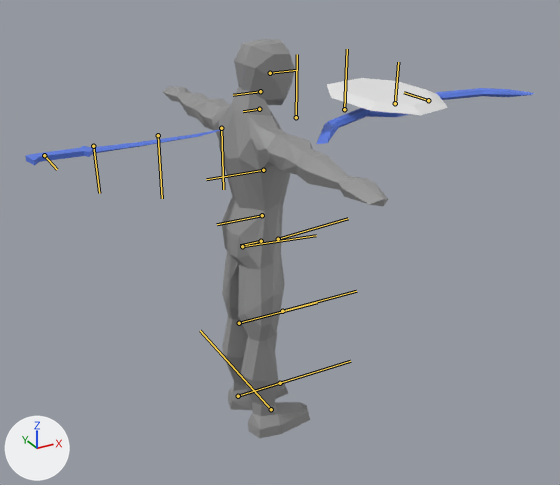
Two versions of the FBX model Sandtree/Game/Sandtree/Assets/Models/FBX/Player.fbx, one commit apart.
Camera for both pictures: a 50 mm lens placed at (-0.0154, -0.0289, 0.0236), pointed at (0.0004, -0.0002, 0.0092). Lighting does not change. The marker at lower left points along +X, +Y and +Z. The bones that bend it are drawn over the model as lines.

Objects in the first picture: 'BaseShieldObj', 'Bow', 'Mesh', 'Sword'.
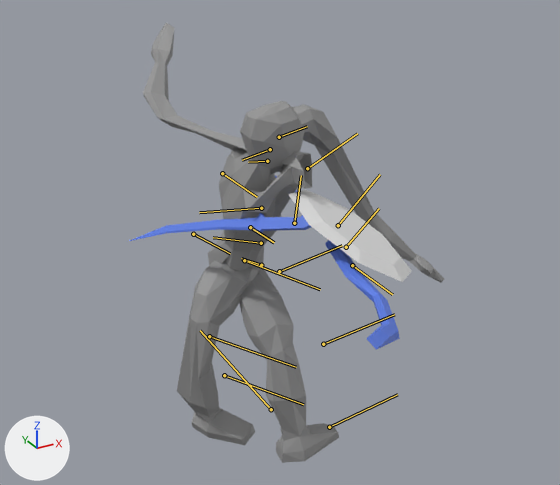
The newer file adds an action. The first version stands in its rest pose; the second is drawn at frame 2 of the action 'FightBowStance'.

Patch to the scene script:
```diff
--- a/Sandtree/Game/Sandtree/Assets/Models/FBX/Player.fbx.py
+++ b/Sandtree/Game/Sandtree/Assets/Models/FBX/Player.fbx.py
@@ bone_pelvis @@
 bone_pelvis = bpy.data.objects['Armature'].pose.bones['Pelvis']  # child of 'ArmatureNonIK'
-bone_pelvis.location = (0.0, 0.0, 0.0)
-bone_pelvis.rotation_quaternion = (1.0, 0.0, 0.0, 0.0)  # degrees (0, 0, 0)
+bone_pelvis.location = (-0.124, 0.0, 0.011)
+bone_pelvis.rotation_quaternion = (0.884, -0.46, -0.085, 0.021)  # degrees (-55, -8, 7)
@@ bone_stomach @@
 bone_stomach = bpy.data.objects['Armature'].pose.bones['Stomach']  # child of 'Pelvis'
-bone_stomach.rotation_quaternion = (1.0, 0.0, 0.0, 0.0)  # degrees (0, 0, 0)
+bone_stomach.rotation_quaternion = (0.982, 0.169, -0.078, -0.034)  # degrees (20, -8, -5)
@@ bone_chest @@
 bone_chest = bpy.data.objects['Armature'].pose.bones['Chest']  # child of 'Stomach'
-bone_chest.rotation_quaternion = (1.0, 0.0, 0.0, 0.0)  # degrees (0, 0, 0)
+bone_chest.rotation_quaternion = (0.981, 0.171, -0.084, -0.024)  # degrees (20, -9, -4)
@@ bone_head @@
 bone_head = bpy.data.objects['Armature'].pose.bones['Head']  # child of 'Neck'
-bone_head.rotation_quaternion = (1.0, 0.0, 0.0, 0.0)  # degrees (0, 0, 0)
+bone_head.rotation_quaternion = (0.97, 0.171, 0.173, 0.015)  # degrees (21, 19, 5)
@@ bone_upperarm_l @@
 bone_upperarm_l = bpy.data.objects['Armature'].pose.bones['UpperArm_l']  # child of 'Chest'
-bone_upperarm_l.rotation_quaternion = (1.0, 0.0, 0.0, 0.0)  # degrees (0, 0, 0)
+bone_upperarm_l.rotation_quaternion = (0.785, -0.112, -0.529, -0.303)  # degrees (19, -64, -54)
@@ bone_lowerarm_l @@
 bone_lowerarm_l = bpy.data.objects['Armature'].pose.bones['LowerArm_l']  # child of 'UpperArm_l'
-bone_lowerarm_l.rotation_quaternion = (1.0, 0.0, 0.0, 0.0)  # degrees (0, 0, 0)
+bone_lowerarm_l.rotation_quaternion = (0.885, 0.0, -0.413, 0.216)  # degrees (-15, -47, 34)
@@ bone_upperarm_r @@
 bone_upperarm_r = bpy.data.objects['Armature'].pose.bones['UpperArm_r']  # child of 'Chest'
-bone_upperarm_r.rotation_quaternion = (1.0, 0.0, 0.0, 0.0)  # degrees (0, 0, 0)
+bone_upperarm_r.rotation_quaternion = (0.846, 0.044, -0.408, 0.341)  # degrees (-17, -46, 51)
@@ bone_lowerarm_r @@
 bone_lowerarm_r = bpy.data.objects['Armature'].pose.bones['LowerArm_r']  # child of 'UpperArm_r'
-bone_lowerarm_r.rotation_quaternion = (1.0, 0.0, 0.0, 0.0)  # degrees (0, 0, 0)
+bone_lowerarm_r.rotation_quaternion = (0.609, 0.0, -0.793, 0.0)  # degrees (0, -105, 0)
@@ bone_upperleg_l @@
 bone_upperleg_l = bpy.data.objects['Armature'].pose.bones['UpperLeg_l']  # child of 'Pelvis'
-bone_upperleg_l.rotation_quaternion = (1.0, 0.0, 0.0, 0.0)  # degrees (0, 0, 0)
+bone_upperleg_l.rotation_quaternion = (0.743, -0.481, -0.401, 0.235)  # degrees (-77, -22, 52)
@@ bone_lowerleg_l @@
 bone_lowerleg_l = bpy.data.objects['Armature'].pose.bones['LowerLeg_l']  # child of 'UpperLeg_l'
-bone_lowerleg_l.rotation_quaternion = (1.0, 0.0, 0.0, 0.0)  # degrees (0, 0, 0)
+bone_lowerleg_l.rotation_quaternion = (0.94, 0.0, 0.342, 0.0)  # degrees (0, 40, 0)
@@ bone_foot_l @@
 bone_foot_l = bpy.data.objects['Armature'].pose.bones['Foot_l']  # child of 'LowerLeg_l'
-bone_foot_l.rotation_quaternion = (1.0, 0.0, 0.0, 0.0)  # degrees (0, 0, 0)
+bone_foot_l.rotation_quaternion = (0.996, 0.0, 0.087, 0.0)  # degrees (0, 10, 0)
@@ bone_upperleg_r @@
 bone_upperleg_r = bpy.data.objects['Armature'].pose.bones['UpperLeg_r']  # child of 'Pelvis'
-bone_upperleg_r.rotation_quaternion = (1.0, 0.0, 0.0, 0.0)  # degrees (0, 0, 0)
+bone_upperleg_r.rotation_quaternion = (0.906, 0.0, -0.423, 0.0)  # degrees (0, -50, 0)
@@ bone_lowerleg_r @@
 bone_lowerleg_r = bpy.data.objects['Armature'].pose.bones['LowerLeg_r']  # child of 'UpperLeg_r'
-bone_lowerleg_r.rotation_quaternion = (1.0, 0.0, 0.0, 0.0)  # degrees (0, 0, 0)
+bone_lowerleg_r.rotation_quaternion = (0.819, 0.0, 0.574, 0.0)  # degrees (0, 70, 0)
@@ bone_foot_r @@
 bone_foot_r = bpy.data.objects['Armature'].pose.bones['Foot_r']  # child of 'LowerLeg_r'
-bone_foot_r.rotation_quaternion = (1.0, 0.0, 0.0, 0.0)  # degrees (0, 0, 0)
+bone_foot_r.rotation_quaternion = (0.999, 0.0, -0.044, 0.0)  # degrees (0, -5, 0)
```

Pixel boxes [x1, y1, x2, y2] of what changed, in the pictures (560 x 485 px):
'Mesh', posed (34% wider, 10% taller): before [163, 39, 388, 438]; after [143, 23, 444, 463]
'BaseShieldObj', posed (145% taller): before [327, 78, 448, 115]; after [288, 190, 412, 282]
'Bow', posed (42% narrower, 207% taller): before [316, 88, 534, 144]; after [275, 176, 400, 350]
'Sword', posed: before [25, 129, 221, 165]; after [130, 213, 311, 241]
bone 'Pelvis', root to tip: before (261, 241) to (240, 245); after (261, 265) to (241, 258)
bone 'Stomach', root to tip: before (262, 215) to (217, 224); after (261, 243) to (213, 237)
bone 'Chest', root to tip: before (263, 170) to (206, 179); after (261, 208) to (199, 212)
bone 'Head', root to tip: before (260, 91) to (233, 95); after (270, 149) to (242, 160)
bone 'UpperArm_l', root to tip: before (296, 117) to (297, 54); after (307, 168) to (357, 133)
bone 'LowerArm_l', root to tip: before (344, 109) to (347, 49); after (338, 225) to (380, 174)
bone 'UpperArm_r', root to tip: before (221, 128) to (223, 189); after (222, 173) to (257, 197)
bone 'LowerArm_r', root to tip: before (158, 135) to (162, 198); after (193, 234) to (230, 253)
bone 'UpperLeg_l', root to tip: before (278, 239) to (348, 218); after (279, 271) to (342, 245)
bone 'LowerLeg_l', root to tip: before (282, 311) to (356, 291); after (323, 344) to (394, 314)
bone 'Foot_l', root to tip: before (280, 383) to (350, 361); after (329, 427) to (397, 394)
bone 'UpperLeg_r', root to tip: before (242, 246) to (316, 235); after (244, 260) to (320, 289)
bone 'LowerLeg_r', root to tip: before (239, 323) to (317, 302); after (209, 336) to (296, 367)
bone 'Foot_r', root to tip: before (238, 396) to (312, 373); after (224, 375) to (303, 404)
